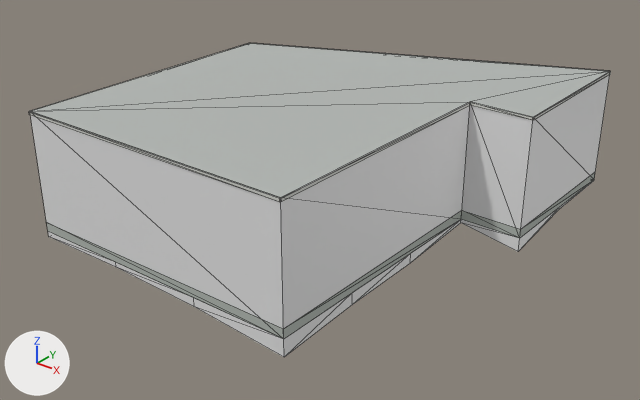
One commit to the glTF model public/models/buildings/osm-way-570947098.glb: the scene before it, then after it.
Rendered twice from a 50 mm camera at (18.3, -23.9, 14.7) aimed at (-0.1, -0.9, 0.5). The axes (+X, +Y, +Z) are drawn at lower left. The lights are the same throughout. The older version comes first. Mesh edges are drawn as thin lines. Where no turn or scale is listed for an object, it has been applied to the vertices. Vertices at exactly the same position are counted once.

Objects in the first picture: 'building foundation 570947098', 'reality 570947098 near reality aged pale plaster', 'reality 570947098 near reality concrete plinth', 'reality 570947098 near reality flat weathered roof', 'reality 570947098 near reality pale aluminum sill'.
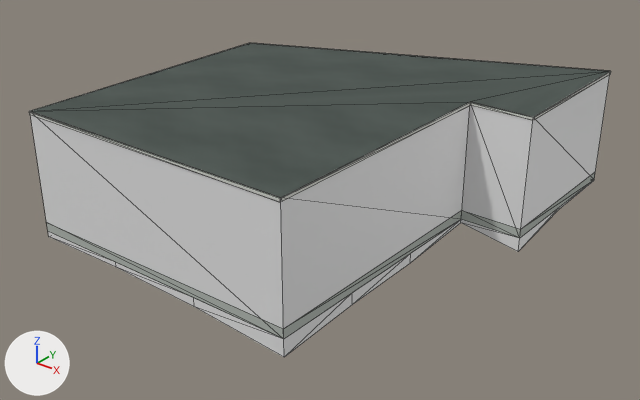
Boxes (x1, y1, x2, y2) around the edits, measured in the pictures (640 x 400 px):
'reality 570947098 near reality flat weathered roof', surface changed (darker): (30, 43, 610, 198) in both
part 1 of me_reality_570947098_near_reality_pale_aluminum_sill, built on: before (29, 43, 611, 182); after (29, 43, 611, 198)

What changed in the scene script:
```text
Add img_roof_color:
    img_roof_color = load_image('roof-color', 'textures/1de3d7bb6546b7423004abcc0fb627c4d0c6ad03316b21d76a93f9bf4f470ca6.png', 256, 256, 'sRGB')
Change mat_reality_flat_weathered_roof:
    remove mat_reality_flat_weathered_roof.base_color = (0.451, 0.475, 0.455)  # grey #b3b7b4
    add mat_reality_flat_weathered_roof.texture = img_roof_color
Change me_reality_570947098_near_reality_pale_aluminum_sill:
    used by ob_reality_570947098_near_reality_pale_aluminum_sill; location = (0.0, 0.0, 0.0)
    remove me_reality_570947098_near_reality_pale_aluminum_sill.from_pydata(...)  # 24 vertices, 12 faces; spans x -6.7..6.7, y -8.2..8.2, z 4.4..4.5
    add me_reality_570947098_near_reality_pale_aluminum_sill.from_pydata(...)  # 30 vertices, 24 faces; spans x -6.7..6.7, y -8.2..8.2, z 4.4..4.5
    me_reality_570947098_near_reality_pale_aluminum_sill part 1
    8 faces are deleted
    6 vertices are added at (6.7, 8.1, 4.5), (6.7, 1.8, 4.5), (4.3, 1.8, 4.5), (-6.7, -8.1, 4.5), (-6.5, 2.5, 4.5), (4.2, -7.9, 4.5)
    20 new faces join them
```
